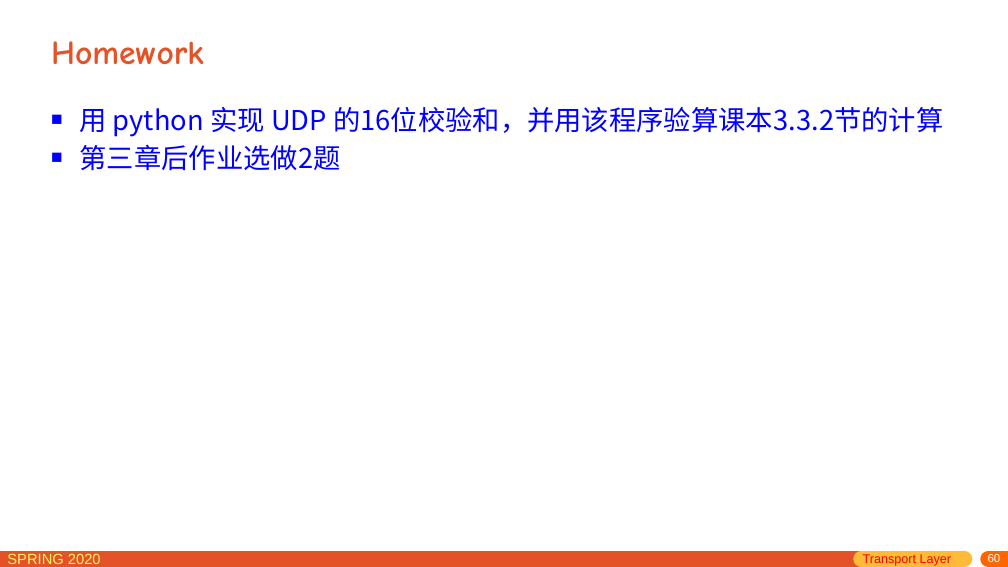
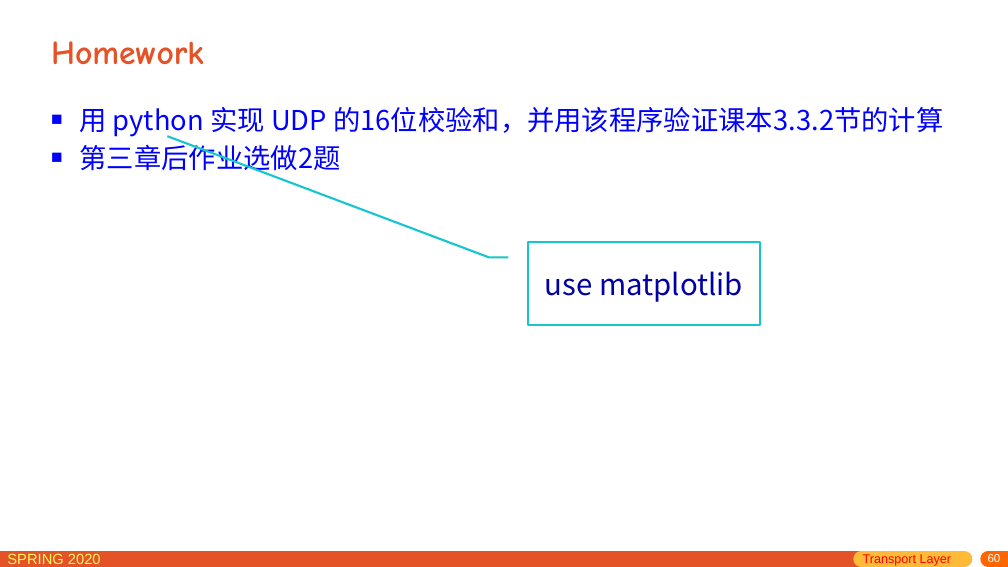
Before and after one commit to network-distributed/presentations, a slide deck: slide 60 of chapter3.pptx. Drawn at 1008x567 pixels with LibreOffice and Linux fonts; fonts in the diff are those of the drawing. Boxes give left, top, right and bottom in pixels: in the first picture for what was removed or moved away, otherwise in the second. Text is boxed around its words. In the diff, an @@ line names an element or a change of style, - is before the commit and + after.

```diff
--- a/chapter3.pptx
+++ b/chapter3.pptx
@@ text at box(79, 107, 943, 137): text changed @@
-■ 用 python 实现 UDP 的16位校验和，并用该程序验算课本3.3.2节的计算
+■ 用 python 实现 UDP 的16位校验和，并用该程序验证课本3.3.2节的计算
@@ border callout added at box(528, 242, 760, 325), fill #FFFFFF, outline #16C6CC 2 pt, 28 pt, text #0000A3 @@
+use matplotlib
```
Also in this commit, not shown: 10 other slides changed, 1 other file.
